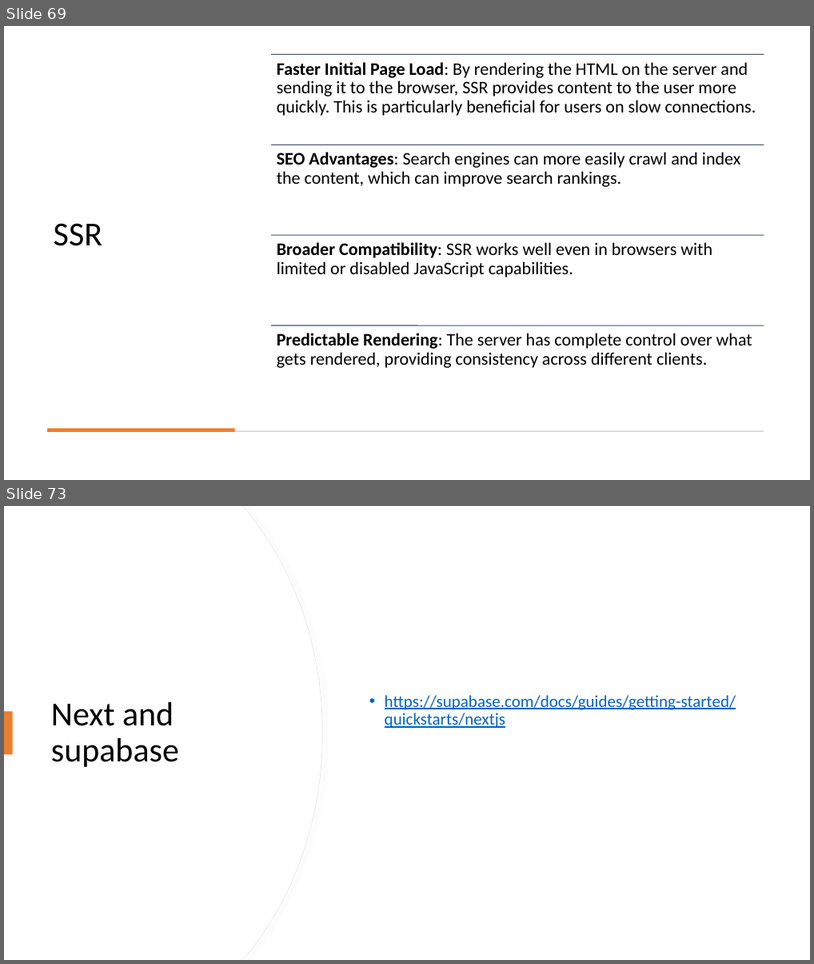
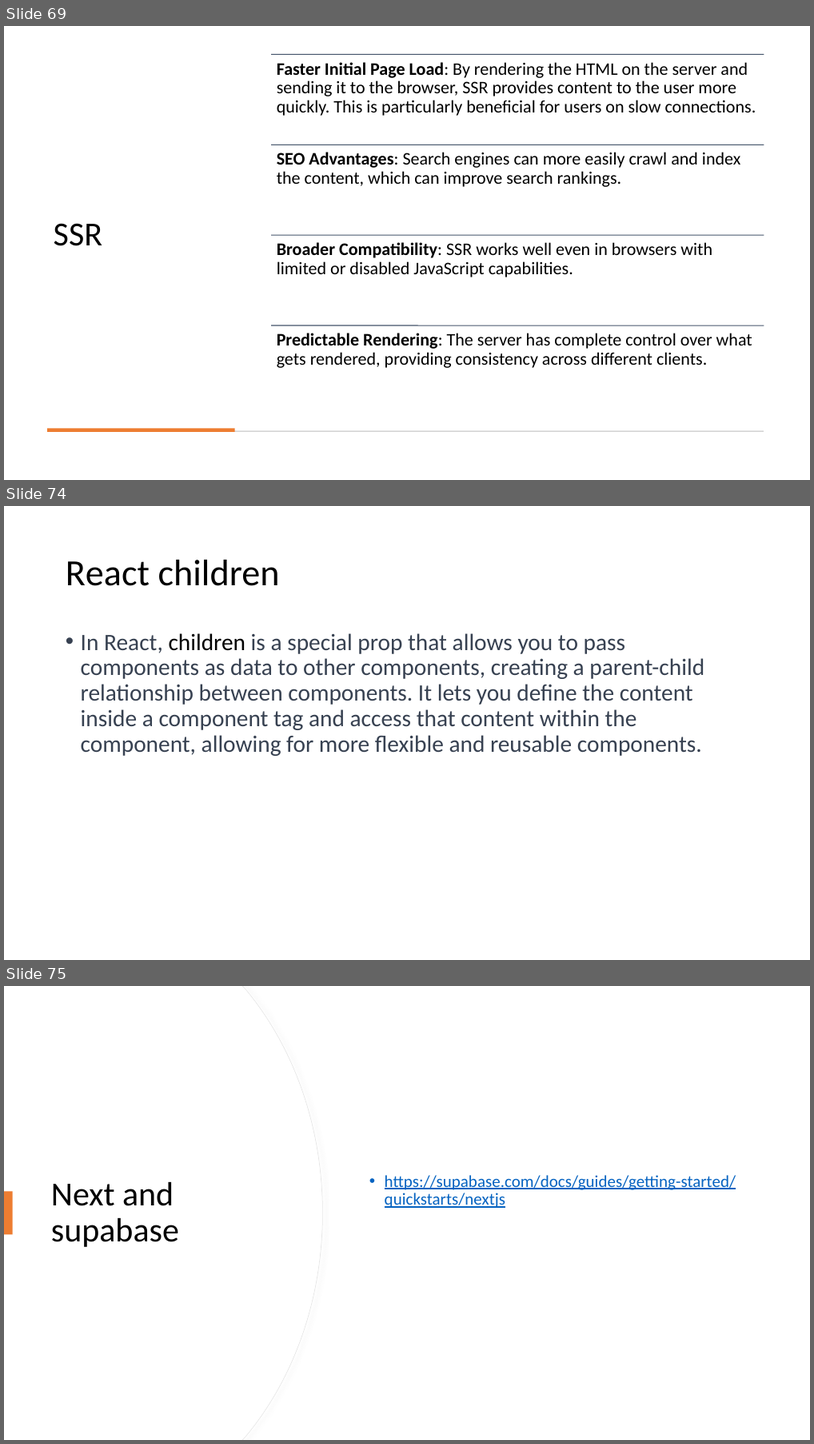
Before and after one commit to 1shaked/full-stack, a slide deck: 24ass/reactNext.pptx. Shown one above the other, each under a label of ours: slides 69 and 73 before the commit, slides 69, 74 and 75 after it; the slides between them are not shown. The pictures are 814x964 and 814x1444 pixels, drawn with LibreOffice and Linux fonts; fonts in the diff are those of the drawing. Boxes give left, top, right and bottom in pixels: in the first picture for what was removed or moved away, otherwise in the second. Text is boxed around its words. In the diff, an @@ line names an element or a change of style, - is before the commit and + after.

```diff
--- a/24ass/reactNext.pptx
+++ b/24ass/reactNext.pptx
@@ slide 74 added at box(4, 506, 810, 960), background #FFFFFF @@
@@ title added at box(66, 560, 280, 586), 44 pt, text #000000 @@
+React children
@@ text added at box(81, 633, 705, 756), 28 pt, text #374151 @@
+• In React, children is a special prop that allows you to pass components as data to other components, creating a parent-child relationship between components. It lets you define the content inside a component tag and access that content within the component, allowing for more flexible and reusable components.
@@ what was slide 73 is now slide 75 @@
```
Also in this commit, not shown: 2 slides changed, 1 other slide added, 2 slides removed, 4 other files.
